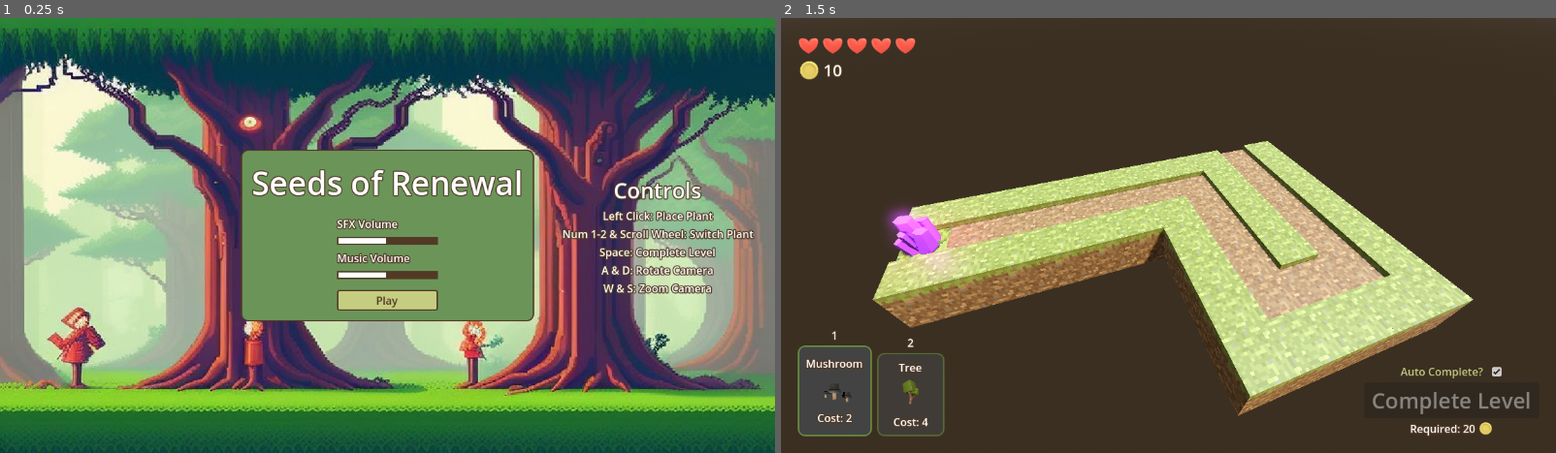
Above: before the commit, frames 1-2 (left to right).
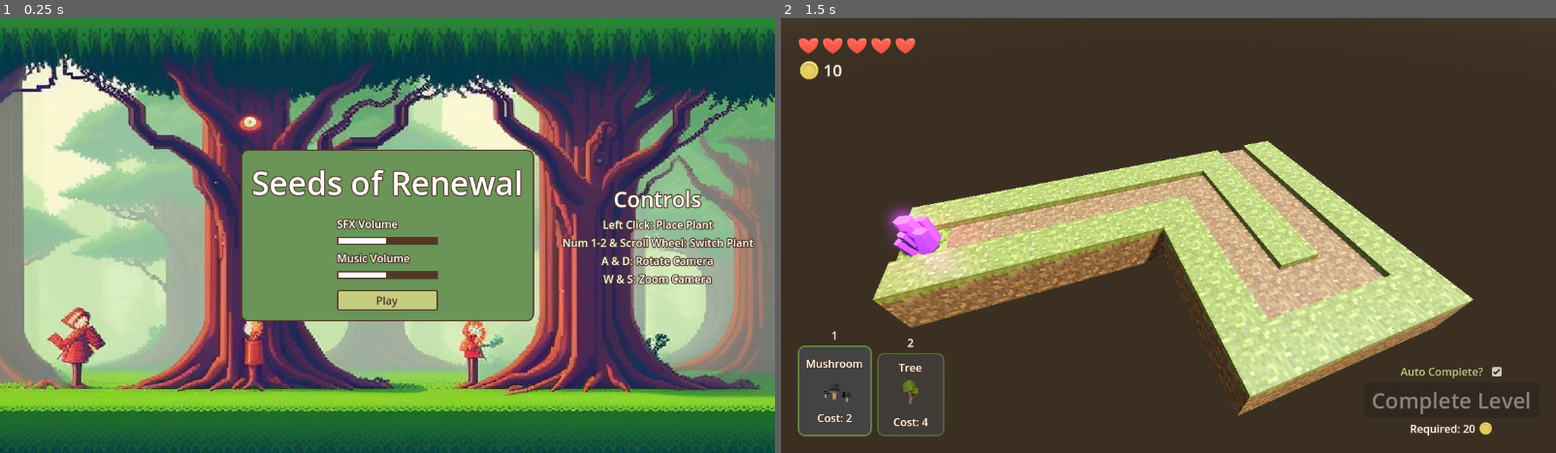
Above: after the commit, the same moments.

Repository: TheBoysJams/SeedsOfRenewal
Game: Godot game, scene res://UI/main_menu.tscn
The game is run twice, just before and just after one commit, with the same random seed, the same clock (stepped at 60 frames per second) and the same inputs.
Inputs:
- Up to frame 1 (0.25 s): no input
- Up to frame 2 (1.5 s): click "Play" at 0.5 s; click "Auto Complete?" at 1.25 s

The runs differ from the first frame. In frame 1, 3.0% of the frame differs, in the area x 72-98%, y 37-64%; in frame 2, nothing differs.

Commit message:
Fix autocomplete bug

Diff:
--- a/RenewalTreeDefence/SoundController/SoundController.tscn
+++ b/RenewalTreeDefence/Autoload/SoundController/SoundController.tscn
@@ -1,6 +1,6 @@
 [gd_scene load_steps=4 format=3 uid="uid://c2nvuq3jtwjx4"]
 
-[ext_resource type="Script" path="res://SoundController/SoundController.gd" id="1_nfwhu"]
+[ext_resource type="Script" path="res://Autoload/SoundController/SoundController.gd" id="1_nfwhu"]
 [ext_resource type="AudioStream" uid="uid://dun0cf423gvg4" path="res://Assets/Music/SeedsOfRenewal.mp3" id="1_udffp"]
 [ext_resource type="AudioStream" uid="uid://bbb7u8rhdgtp7" path="res://Assets/Sounds/click1.ogg" id="3_dbcyh"]
 
--- /dev/null
+++ b/RenewalTreeDefence/Autoload/player_global.gd
@@ -0,0 +1,3 @@
+extends Node
+
+var auto_complete_state: bool = true
--- a/RenewalTreeDefence/UI/controls_gui.tscn
+++ b/RenewalTreeDefence/UI/controls_gui.tscn
@@ -25,11 +25,6 @@
 text = "Num 1-2 & Scroll Wheel: Switch Plant"
 horizontal_alignment = 1
 
-[node name="Label5" type="Label" parent="VBoxContainer"]
-layout_mode = 2
-text = "Space: Complete Level"
-horizontal_alignment = 1
-
 [node name="Label3" type="Label" parent="VBoxContainer"]
 layout_mode = 2
 text = "A & D: Rotate Camera"
--- a/RenewalTreeDefence/UI/gui.gd
+++ b/RenewalTreeDefence/UI/gui.gd
@@ -15,6 +15,7 @@
 
 func _ready():
 	complete_level_button.disabled = true
+	check_box.button_pressed = PlayerGlobal.auto_complete_state
 
 
 func OnHealthChanged(health:int) -> void:
@@ -25,7 +26,7 @@
 	%GoldLabel.text = str(gold)
 	if gold >= victory_condition:
 		complete_level_button.disabled = false
-		if check_box.toggle_mode == true:
+		if check_box.button_pressed == true:
 			Victory.emit()
 
 func OnSelectedTowerChanged(towerInfo:TowerInfo) -> void:
@@ -48,6 +49,7 @@
 		player.selectedTowerIndex = 0
 
 
+
 func _on_tree_panel_gui_input(event):
 	if event.is_action_pressed("left_click"):
 		player.selectedTowerIndex = 1
@@ -55,3 +57,7 @@
 
 func _on_complete_level_button_pressed():
 	Victory.emit()
+
+
+func _on_check_box_toggled(toggled_on):
+	PlayerGlobal.auto_complete_state = toggled_on
--- a/RenewalTreeDefence/UI/gui.tscn
+++ b/RenewalTreeDefence/UI/gui.tscn
@@ -166,4 +166,5 @@
 
 [connection signal="gui_input" from="MarginContainer/PlantContainer/MushroomPanel" to="." method="_on_mushroom_panel_gui_input"]
 [connection signal="gui_input" from="MarginContainer/PlantContainer/TreePanel" to="." method="_on_tree_panel_gui_input"]
+[connection signal="toggled" from="MarginContainer/VBoxContainer/CheckBox" to="." method="_on_check_box_toggled"]
 [connection signal="pressed" from="MarginContainer/VBoxContainer/CompleteLevelButton" to="." method="_on_complete_level_button_pressed"]
--- a/RenewalTreeDefence/project.godot
+++ b/RenewalTreeDefence/project.godot
@@ -17,7 +17,8 @@
 
 [autoload]
 
-SoundController="*res://SoundController/SoundController.tscn"
+SoundController="*res://Autoload/SoundController/SoundController.tscn"
+PlayerGlobal="*res://Autoload/player_global.gd"
 
 [display]
 
Renamed: RenewalTreeDefence/SoundController/SoundController.gd -> RenewalTreeDefence/Autoload/SoundController/SoundController.gd
Not shown, added: RenewalTreeDefence/Autoload/SoundController/Sou2562.tmp
Not shown, added: RenewalTreeDefence/Autoload/SoundController/Sou3501.tmp
Not shown, added: RenewalTreeDefence/Autoload/SoundController/Sou8EB4.tmp
